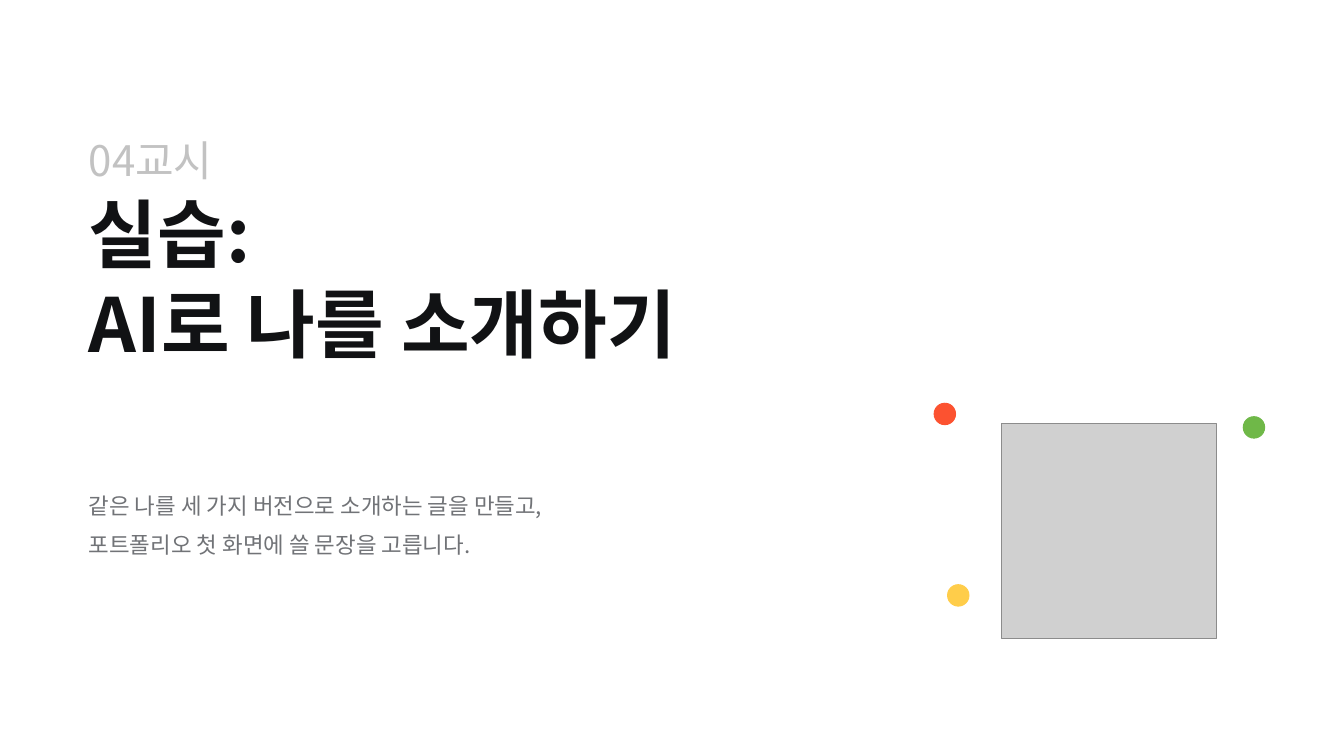
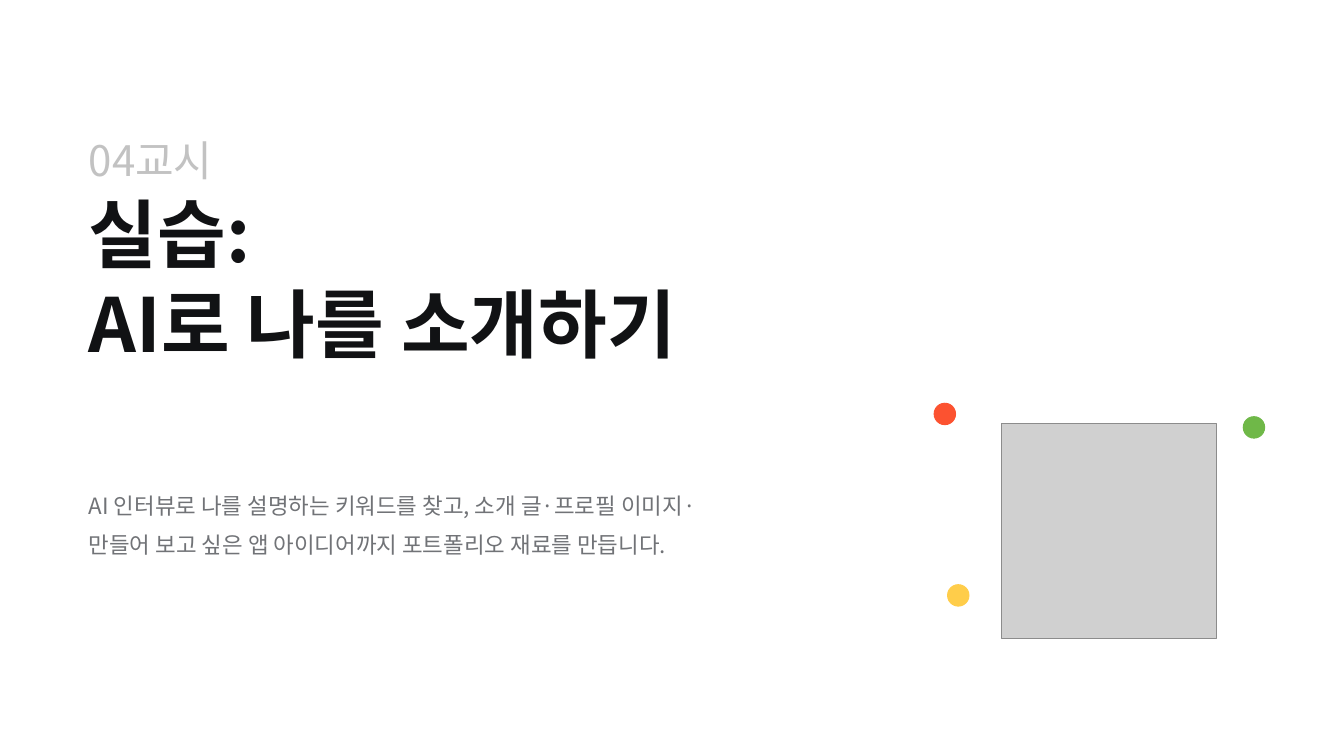
Before and after one commit to pa3757/KPX_knewdeal, a slide deck: slide 20 of instructor/1일차_생성형AI_프롬프트기초.pptx. Drawn at 1344x756 pixels with LibreOffice and Linux fonts; fonts in the diff are those of the drawing; grey boxes stand for pictures; background and template pictures are left out. Boxes give left, top, right and bottom in pixels: in the first picture for what was removed or moved away, otherwise in the second. Text is boxed around its words. In the diff, an @@ line names an element or a change of style, - is before the commit and + after.

```diff
--- a/instructor/1일차_생성형AI_프롬프트기초.pptx
+++ b/instructor/1일차_생성형AI_프롬프트기초.pptx
@@ text at <box>89,495,695,555</box>: text changed @@
-같은 나를 세 가지 버전으로 소개하는 글을 만들고,
-포트폴리오 첫 화면에 쓸 문장을 고릅니다.
+AI 인터뷰로 나를 설명하는 키워드를 찾고, 소개 글·프로필 이미지·
+만들어 보고 싶은 앱 아이디어까지 포트폴리오 재료를 만듭니다.
```
Also in this commit, not shown: 3 other slides changed, 4 slides added, 36 other files.
